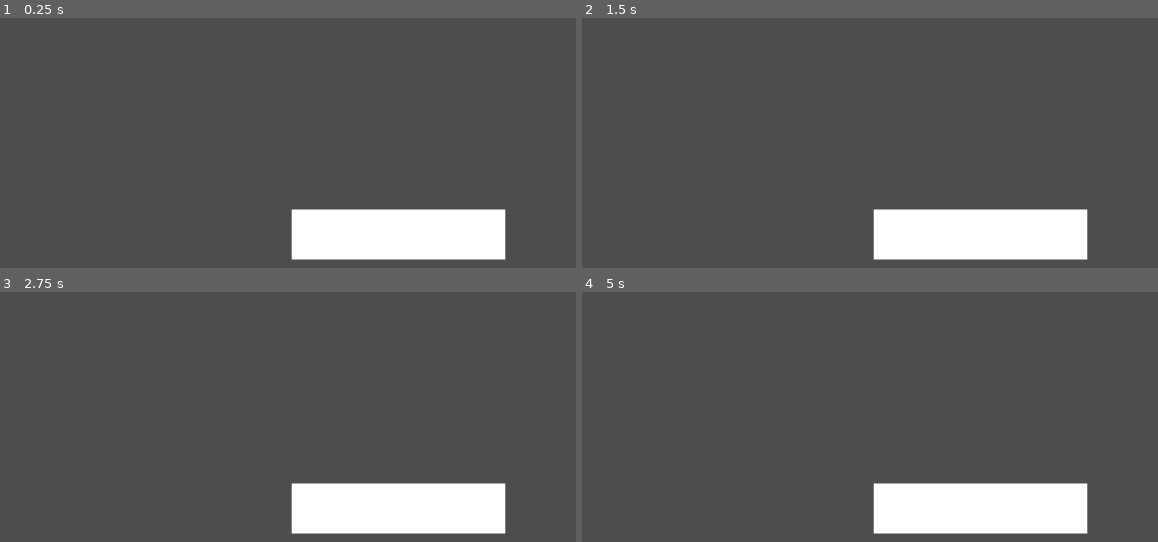
Above: before the commit, frames 1-4 (two rows, left to right).
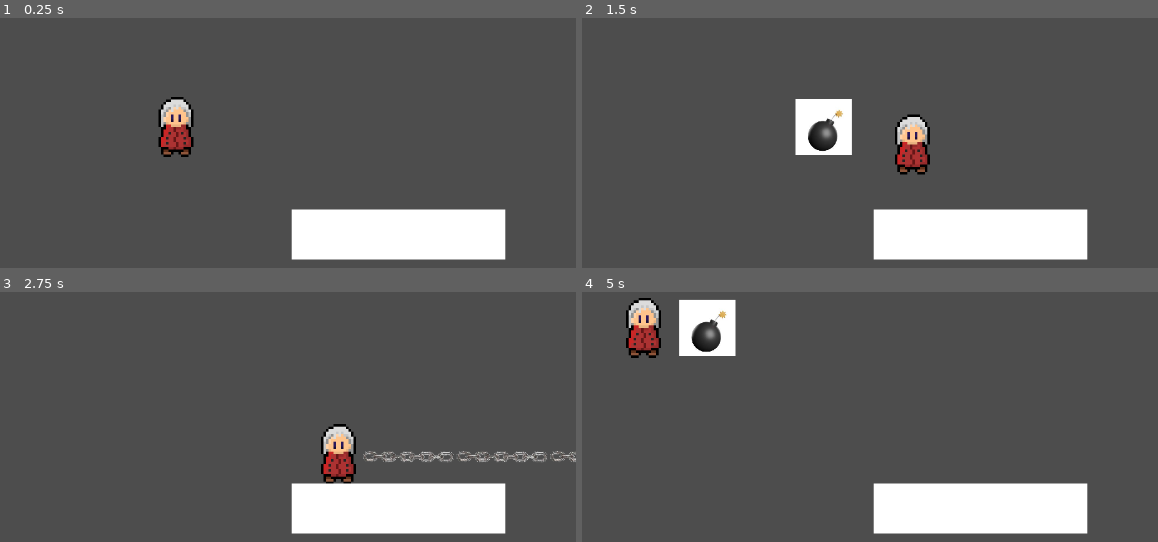
Above: after the commit, the same moments.

Repository: Iquecs2005/Loftrell
Game: Godot game, scene res://Scenes/cena_teste.tscn
The game is run twice, just before and just after one commit, with the same random seed, the same clock (stepped at 60 frames per second) and the same inputs.
Inputs:
- Up to frame 1 (0.25 s): no input
- Up to frame 2 (1.5 s): tap Enter at 0.5 s; hold D (MoveRight) 0.53-1.28 s; tap K (BombAction) at 0.6 s; hold S (MoveDown) from 1.28 s (still down); tap P (BowAction) at 1.35 s
- Up to frame 3 (2.75 s): tap Space at 2 s; release S (MoveDown) at 2.03 s; hold D (MoveRight) from 2.03 s (still down); tap L (HookAction) at 2.1 s
- Up to frame 4 (5 s): tap Enter at 2.75 s; release D (MoveRight) at 2.78 s; hold W (MoveUp) 2.78-3.53 s; tap O (ShieldAction) at 2.85 s; hold A (MoveLeft) from 3.53 s (still down); tap I (SwordAction) at 3.6 s; tap K (BombAction) at 4.35 s

The runs differ from the first frame. In frame 1, 1.3% of the frame differs, in the area x 27-34%, y 31-56%; in frame 2, 3.3%, in the area x 36-61%, y 32-63%; in frame 3, 2.0%; in frame 4, 3.3%.
Error after the commit: Invalid assignment of property or key 'visible' with value of type 'bool' on a base object of type 'Nil'. (res://Scripts/player.gd:90)

Commit message:
Bomba com raio certo

Diff:
--- a/Prefabs/Player.tscn
+++ b/Prefabs/Player.tscn
@@ -1,5 +1,4 @@
 [gd_scene load_steps=10 format=3 uid="uid://diyrwckyhjymg"]
-[gd_scene load_steps=10 format=3 uid="uid://ca43refstl3qj"]
 
 [ext_resource type="Script" uid="uid://dswraaekfjdga" path="res://Scripts/player.gd" id="1_b43ah"]
 [ext_resource type="Texture2D" uid="uid://cdnh330mnaik2" path="res://Sprites/MainCharacter2.png" id="2_shmu5"]
@@ -23,7 +22,6 @@
 [sub_resource type="RectangleShape2D" id="RectangleShape2D_xhfnw"]
 size = Vector2(16, 15)
 
-[node name="Player" type="RigidBody2D" node_paths=PackedStringArray("raycast", "bombTimer")]
 [node name="Player" type="RigidBody2D" node_paths=PackedStringArray("raycast")]
 collision_mask = 3
 gravity_scale = 0.0
@@ -35,6 +33,7 @@
 minimumInputVector = 0.1
 bombPrefab = ExtResource("2_vxq8l")
 bombDamage = 5.0
+bombRadius = 32.0
 hookPrefab = ExtResource("3_gg3t4")
 raycast = NodePath("RayCast2D")
 bombOfsset = 25
@@ -55,9 +54,6 @@
 wait_time = 1.2
 one_shot = true
 
-[node name="AttackTimer" type="Timer" parent="."]
-one_shot = true
-
 [node name="RayCast2D" type="RayCast2D" parent="."]
 enabled = false
 target_position = Vector2(0, 15)
@@ -76,6 +72,5 @@
 [connection signal="OnShieldInput" from="InputManager" to="." method="RaiseShield"]
 [connection signal="OnSwordInput" from="InputManager" to="." method="SwingSword"]
 [connection signal="timeout" from="BombTimer" to="." method="BombTimeout"]
-[connection signal="timeout" from="AttackTimer" to="." method="AttackTimeout"]
 [connection signal="OnDeath" from="HealthController" to="." method="Destroy"]
 [connection signal="OnDamage" from="DamageController" to="HealthController" method="TakeDamage"]
--- a/Scripts/player.gd
+++ b/Scripts/player.gd
@@ -13,6 +13,7 @@
 
 @export var bombPrefab : PackedScene
 @export var bombDamage : float
+@export var bombRadius : float
 @export var hookPrefab : PackedScene
 
 @export var attackSprite : AnimatedSprite2D
@@ -115,7 +116,7 @@
 	raycast.enabled = true
 	raycast.force_raycast_update()
 	var newBomb = bombPrefab.instantiate()
-	newBomb.Initialize(bombDamage)
+	newBomb.Initialize(bombDamage, bombRadius)
 	newBomb.global_position = global_position + facingDir * bombOfsset
 	if raycast.is_colliding():
 		newBomb.global_position = global_position
